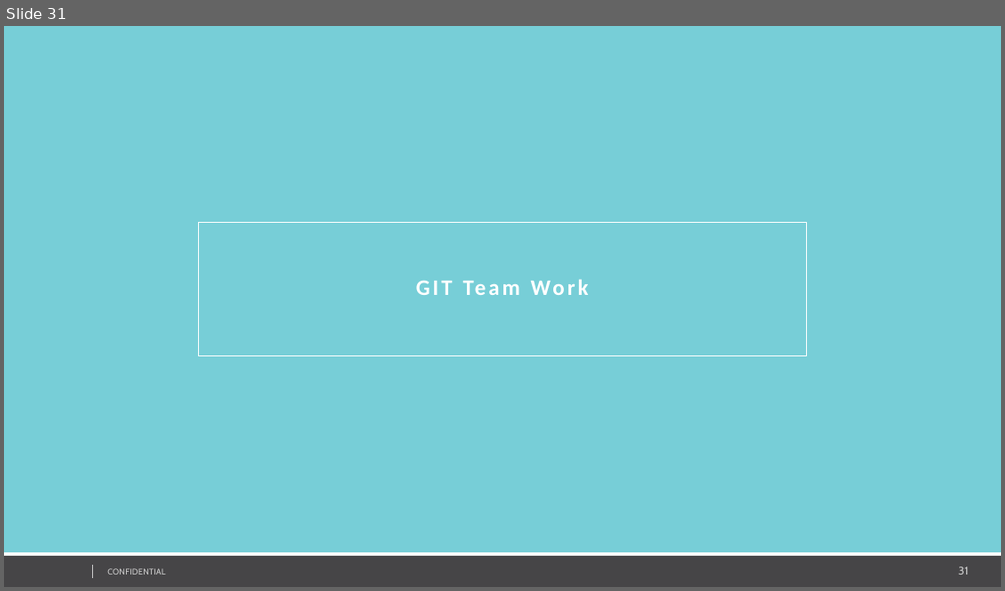
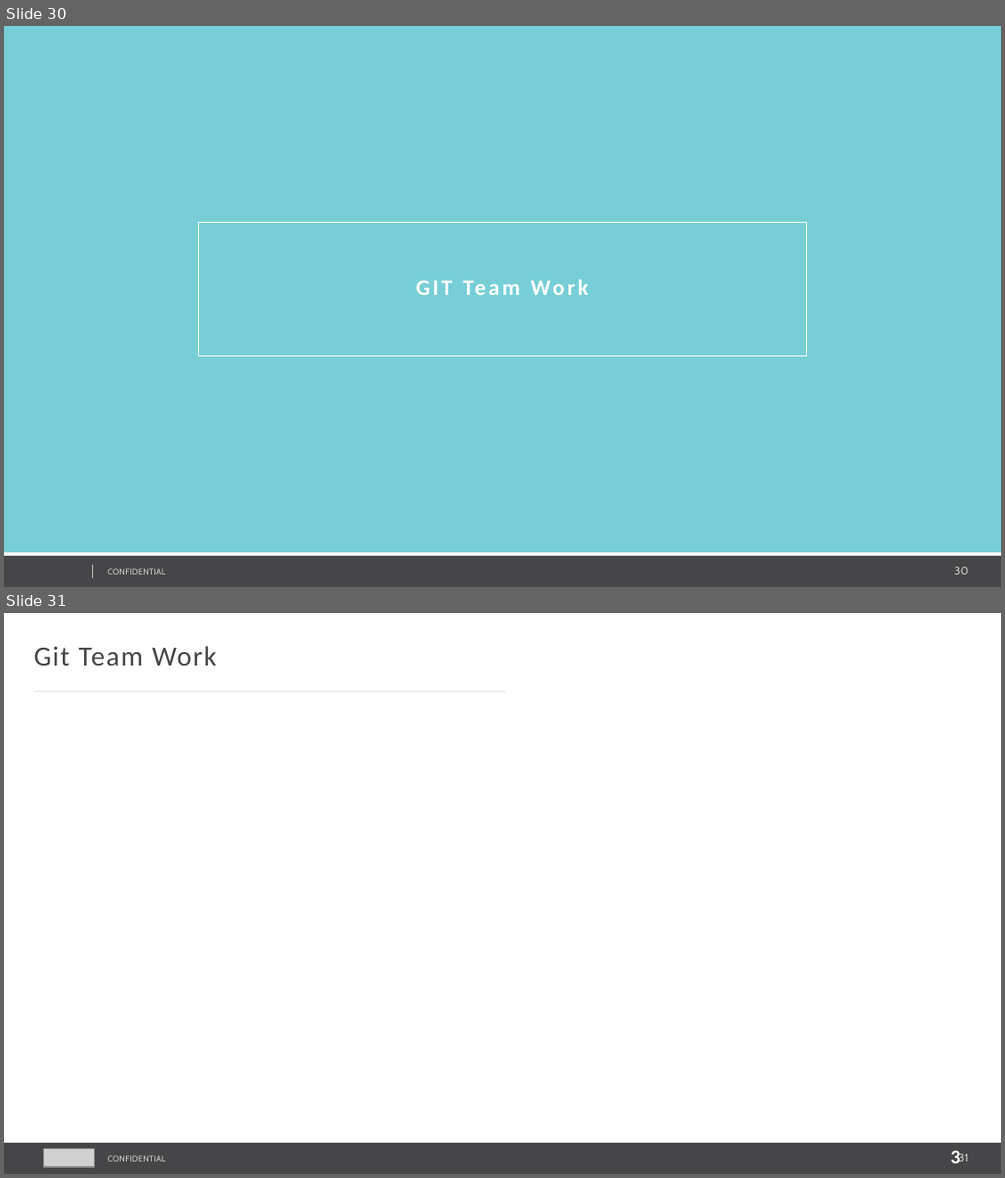
Before and after one commit to AndreyQC/MSBI.Lab, a slide deck: MSBI.Lecture.07/MSBI.Dev.S20E07.pptx. Shown one above the other, each under a label of ours: slide 31 before the commit, slides 30 and 31 after it. The pictures are 1005x591 and 1005x1178 pixels, drawn with LibreOffice and Linux fonts; fonts in the diff are those of the drawing; grey boxes stand for pictures; background and template pictures are left out. Boxes give left, top, right and bottom in pixels: in the first picture for what was removed or moved away, otherwise in the second. Text is boxed around its words. In the diff, an @@ line names an element or a change of style, - is before the commit and + after.

```diff
--- a/MSBI.Lecture.07/MSBI.Dev.S20E07.pptx
+++ b/MSBI.Lecture.07/MSBI.Dev.S20E07.pptx
@@ slide 31 added at bbox=[4, 613, 1001, 1174], background #FFFFFF; not listed: 4 template elements that a slide beside it also shows @@
@@ text added at bbox=[34, 646, 216, 666], 20 pt, text #464547 @@
+Git Team Work
@@ line added from (34, 690) to (505, 690), #EBEBEB 1.5 pt @@
@@ picture added at bbox=[43, 1148, 94, 1167] @@
@@ text added at bbox=[950, 1150, 960, 1163], 14 pt, text #FFFFFF, bold @@
+3
@@ what was slide 31 is now slide 30 @@
@@ page number at bbox=[955, 566, 969, 574]: text changed @@
-31
+30
```
Also in this commit, not shown: 8 slides changed, 1 slide removed, 1 other file.
